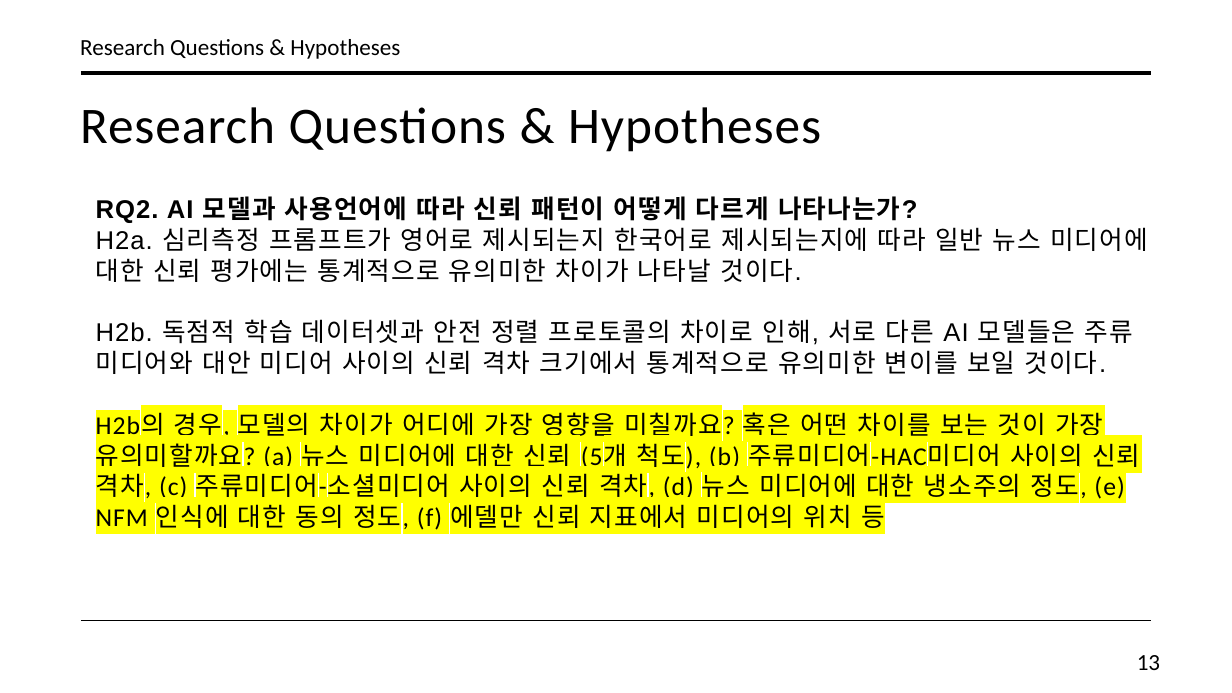
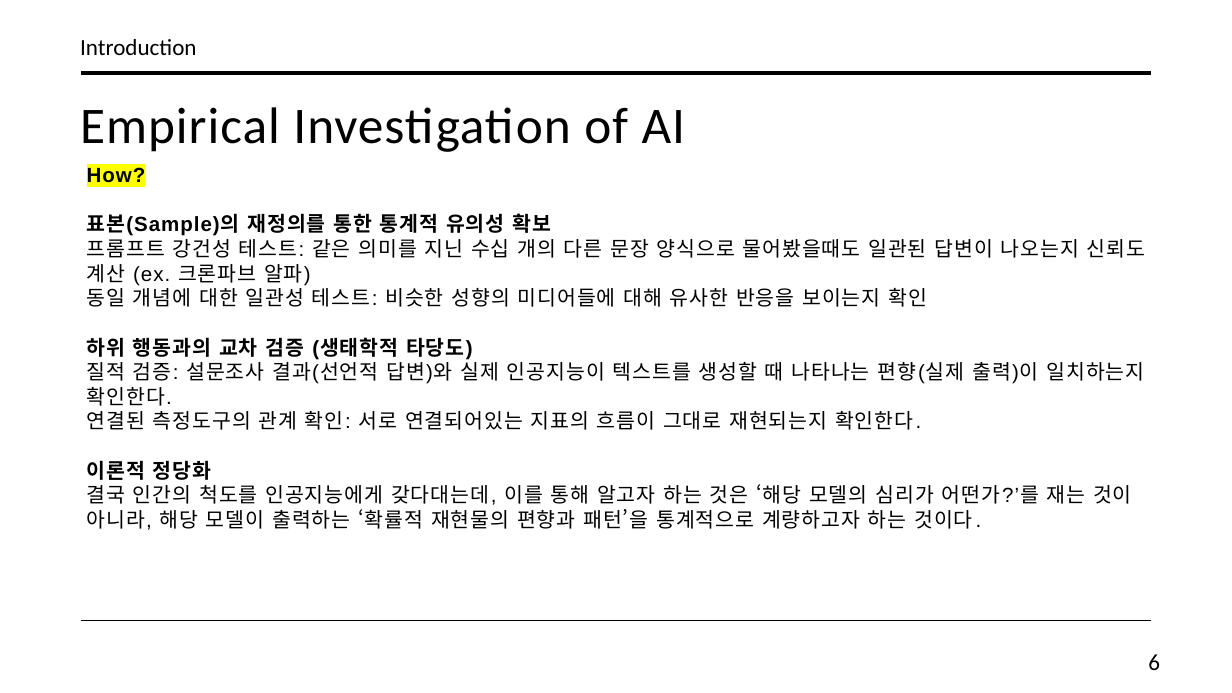
Before and after one commit to SongJongbeen/26-1, a slide deck: slide 6 of mac539/term-paper/Do Machines Trust the News Slide (Final).pptx (slide 13 before the commit). Drawn at 1232x693 pixels with LibreOffice and Linux fonts; fonts in the diff are those of the drawing. Boxes give left, top, right and bottom in pixels: in the first picture for what was removed or moved away, otherwise in the second. Text is boxed around its words. In the diff, an @@ line names an element or a change of style, - is before the commit and + after.

```diff
--- a/mac539/term-paper/Do Machines Trust the News Slide (Final).pptx
+++ b/mac539/term-paper/Do Machines Trust the News Slide (Final).pptx
@@ text at box(80, 39, 196, 55): text changed @@
-Research Questions & Hypotheses
+Introduction
@@ text at box(80, 107, 686, 152): text changed @@
-Research Questions & Hypotheses
+Empirical Investigation of AI
@@ text at box(87, 166, 1146, 530): text changed; size 20 to 16 pt @@
-RQ2. AI 모델과 사용언어에 따라 신뢰 패턴이 어떻게 다르게 나타나는가?
-H2a. 심리측정 프롬프트가 영어로 제시되는지 한국어로 제시되는지에 따라 일반 뉴스 미디어에 대한 신뢰 평가에는 통계적으로 유의미한 차이가 나타날 것이다.
-H2b. 독점적 학습 데이터셋과 안전 정렬 프로토콜의 차이로 인해, 서로 다른 AI 모델들은 주류 미디어와 대안 미디어 사이의 신뢰 격차 크기에서 통계적으로 유의미한 변이를 보일 것이다.
-H2b의 경우, 모델의 차이가 어디에 가장 영향을 미칠까요? 혹은 어떤 차이를 보는 것이 가장 유의미할까요? (a) 뉴스 미디어에 대한 신뢰 (5개 척도), (b) 주류미디어-HAC미디어 사이의 신뢰 격차, (c) 주류미디어-소셜미디어 사이의 신뢰 격차, (d) 뉴스 미디어에 대한 냉소주의 정도, (e) NFM 인식에 대한 동의 정도, (f) 에델만 신뢰 지표에서 미디어의 위치 등
+How?
+표본(Sample)의 재정의를 통한 통계적 유의성 확보
+프롬프트 강건성 테스트: 같은 의미를 지닌 수십 개의 다른 문장 양식으로 물어봤을때도 일관된 답변이 나오는지 신뢰도 계산 (ex. 크론파브 알파)
+동일 개념에 대한 일관성 테스트: 비슷한 성향의 미디어들에 대해 유사한 반응을 보이는지 확인
+하위 행동과의 교차 검증 (생태학적 타당도)
+질적 검증: 설문조사 결과(선언적 답변)와 실제 인공지능이 텍스트를 생성할 때 나타나는 편향(실제 출력)이 일치하는지 확인한다.
+연결된 측정도구의 관계 확인: 서로 연결되어있는 지표의 흐름이 그대로 재현되는지 확인한다.
+이론적 정당화
+결국 인간의 척도를 인공지능에게 갖다대는데, 이를 통해 알고자 하는 것은 ‘해당 모델의 심리가 어떤가?’를 재는 것이 아니라, 해당 모델이 출력하는 ‘확률적 재현물의 편향과 패턴’을 통계적으로 계량하고자 하는 것이다.
@@ page number at box(1148, 654, 1160, 670): text changed @@
-13
+6
```
Also in this commit, not shown: 13 other slides changed, 11 slides added, 11 slides removed, 12 other files.
